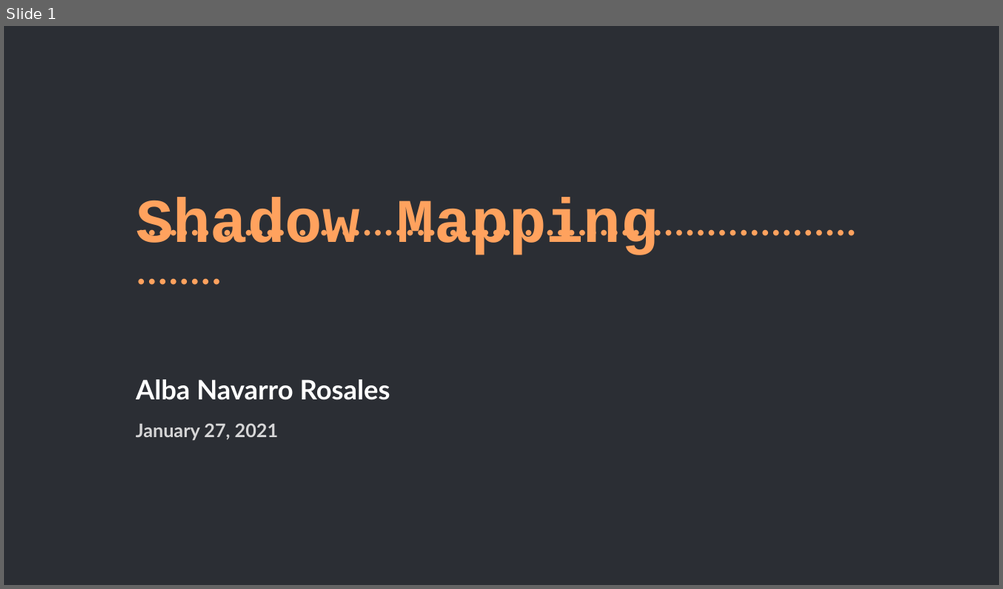
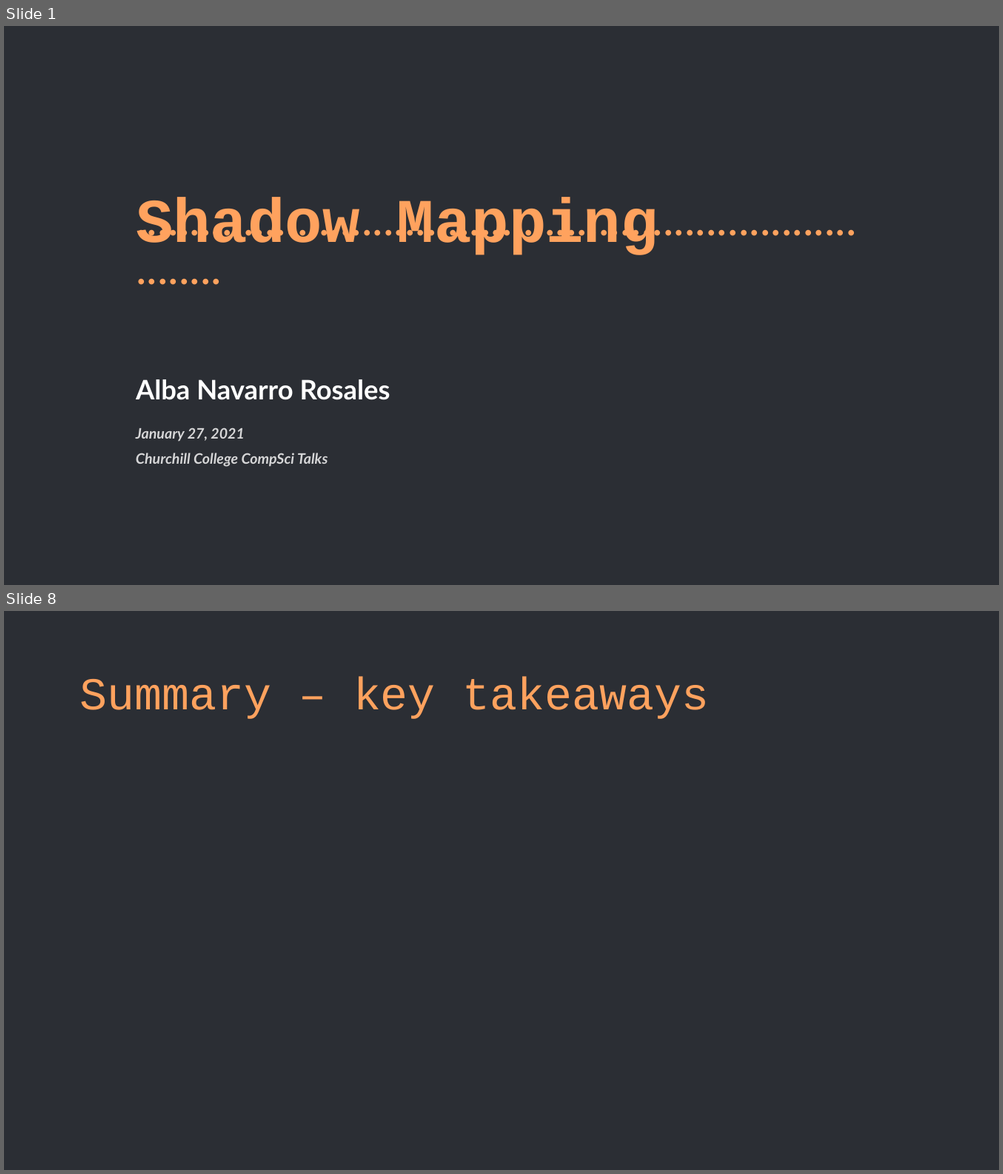
Before and after one commit to Alba-NR/ShadowMapping_TechTalk, a slide deck: slides/slides.pptx. Shown one above the other, each under a label of ours: slide 1 before the commit, slides 1 and 8 after it; the slides between them are not shown. The pictures are 1003x589 and 1003x1174 pixels, drawn with LibreOffice and Linux fonts; fonts in the diff are those of the drawing. Boxes give left, top, right and bottom in pixels: in the first picture for what was removed or moved away, otherwise in the second. Text is boxed around its words. In the diff, an @@ line names an element or a change of style, - is before the commit and + after.

```diff
--- a/slides/slides.pptx
+++ b/slides/slides.pptx
@@ slide 8 added at (4, 611, 999, 1170), background #2B2E34 @@
@@ title added at (79, 677, 709, 719), 44 pt, text #FFA25E @@
+Summary – key takeaways
@@ slide 1 changed as well @@
@@ text "January 27, 2021" at (136, 428, 244, 442): size 18 to 14 pt, italic on @@
@@ text added at (136, 453, 327, 467), 14 pt, text #D6D6D7, bold, italic @@
+Churchill College CompSci Talks
```
Also in this commit, not shown: 6 other slides added.
